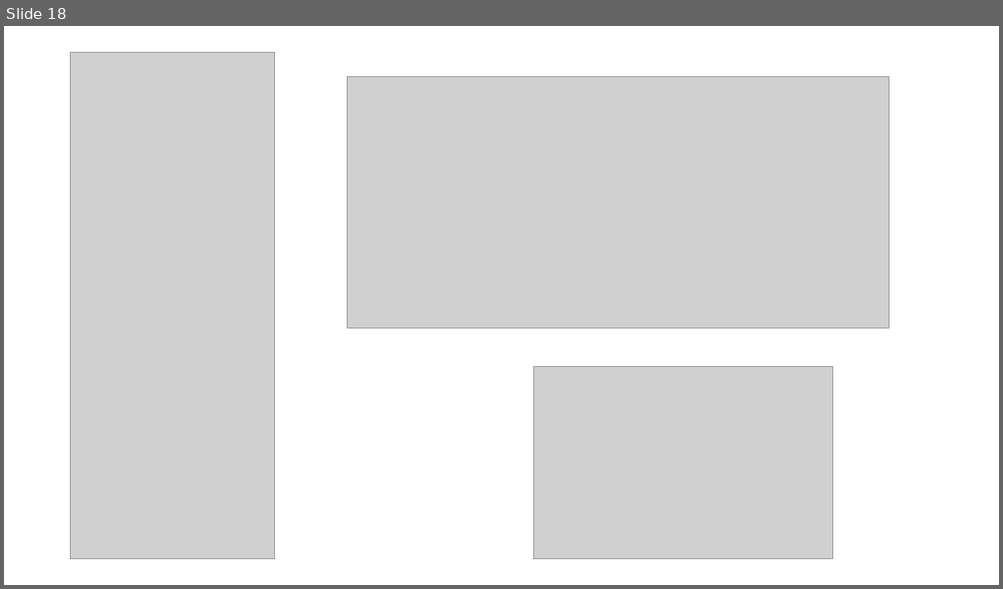
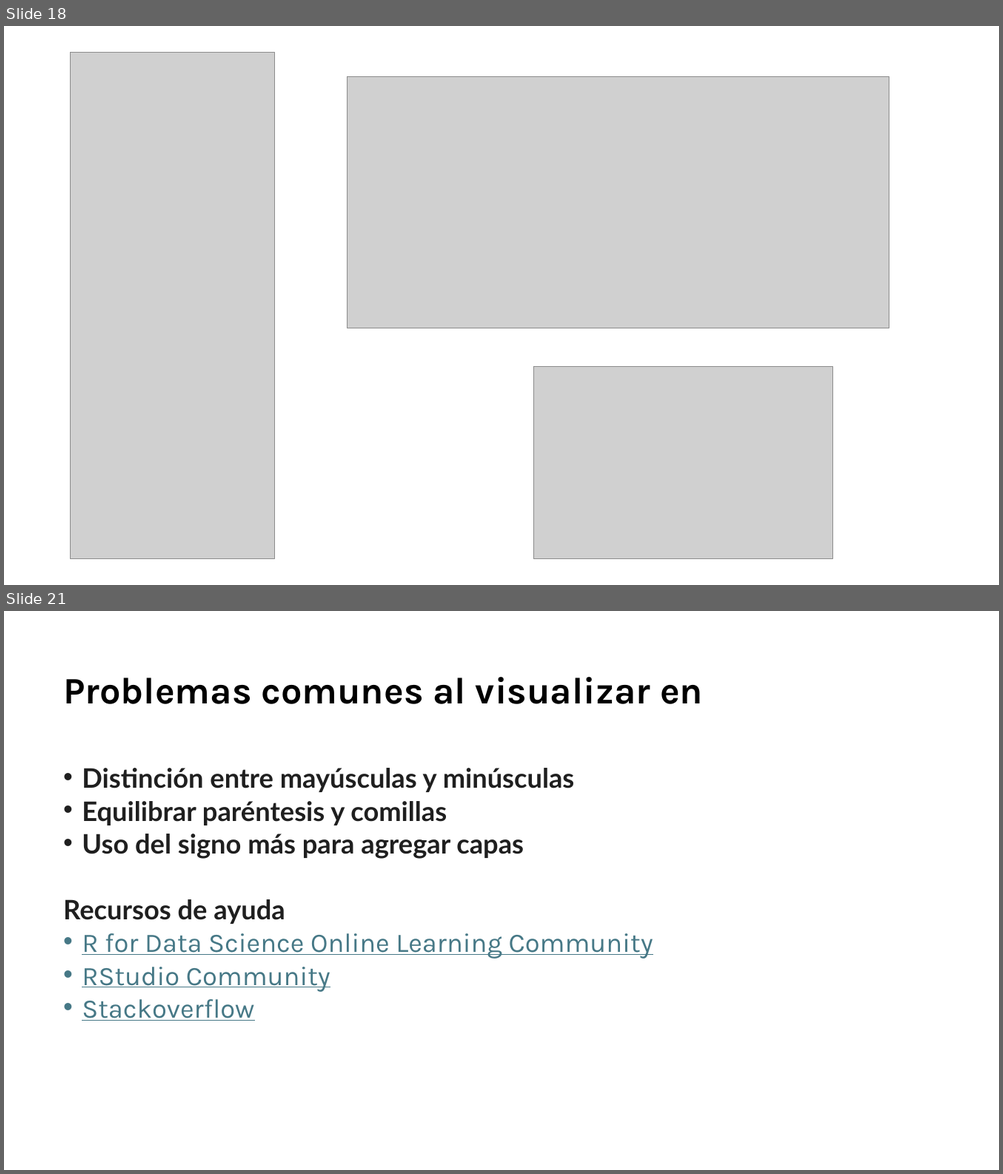
Before and after one commit to megath12/Data_Analysis_Google, a slide deck: 7_2_AnalisisD_programando_R.pptx. Shown one above the other, each under a label of ours: slide 18 before the commit, slides 18 and 21 after it; the slides between them are not shown. The pictures are 1003x589 and 1003x1174 pixels, drawn with LibreOffice and Linux fonts; fonts in the diff are those of the drawing; grey boxes stand for pictures. Boxes give left, top, right and bottom in pixels: in the first picture for what was removed or moved away, otherwise in the second. Text is boxed around its words. In the diff, an @@ line names an element or a change of style, - is before the commit and + after.

```diff
--- a/7_2_AnalisisD_programando_R.pptx
+++ b/7_2_AnalisisD_programando_R.pptx
@@ slide 21 added at (4, 611, 999, 1170), background #FFFFFF @@
@@ title added at (63, 677, 703, 704), 36 pt, text #000000, bold @@
+Problemas comunes al visualizar en
@@ text added at (63, 768, 653, 1021), 25.9 pt, text #1F1F1F, bold @@
+• Distinción entre mayúsculas y minúsculas
+• Equilibrar paréntesis y comillas
+• Uso del signo más para agregar capas
+Recursos de ayuda
+• R for Data Science Online Learning Community
+• RStudio Community
+• Stackoverflow
```
Also in this commit, not shown: 4 other slides added, 1 slide removed, 1 other file.
